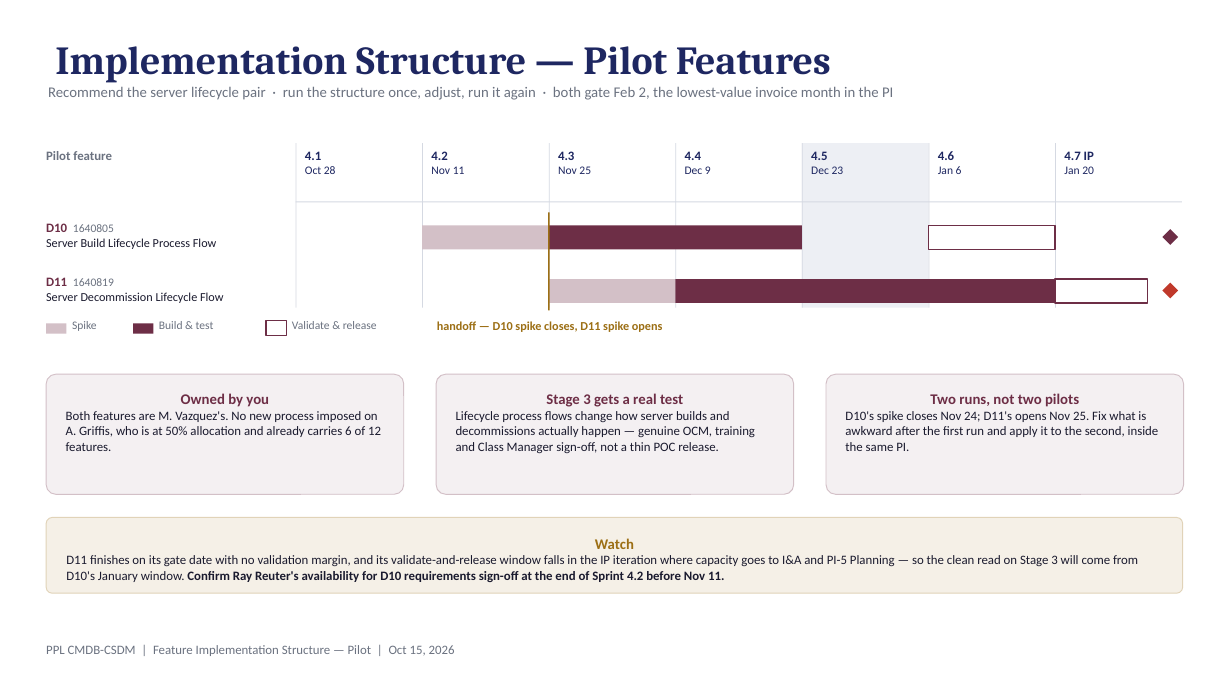
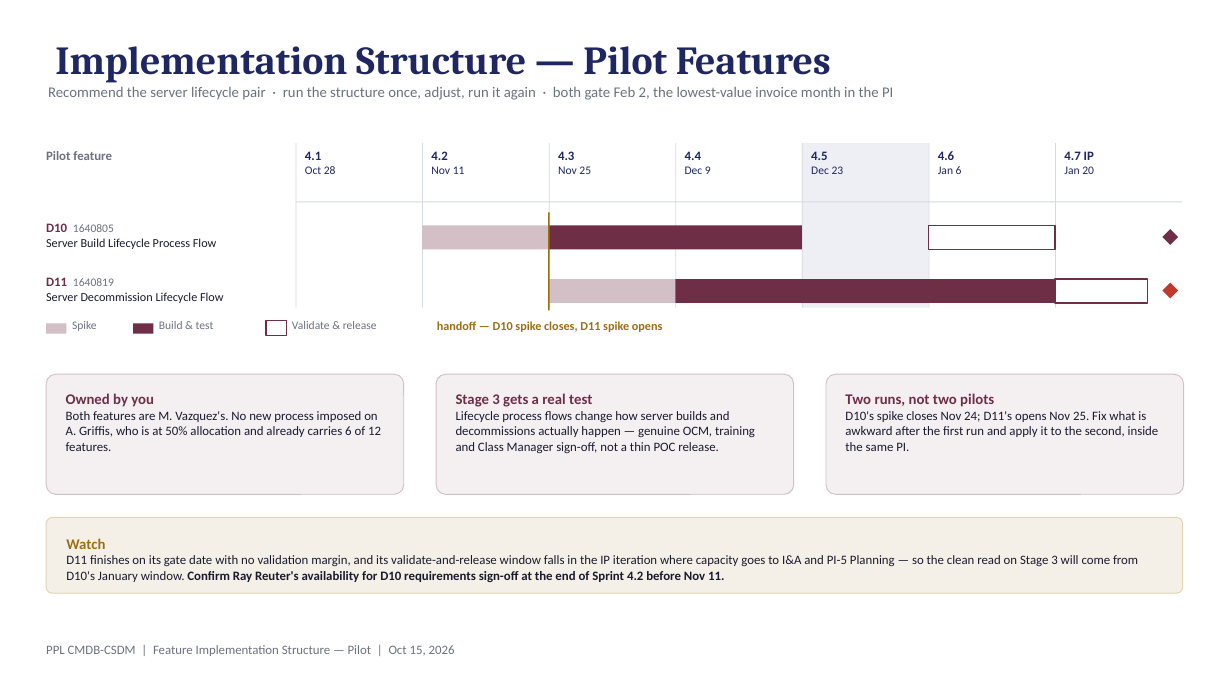
Before and after one commit to DrewMV/claude-ai-os, a slide deck: slide 1 of Workspaces/Work/Projects/PPL CMDB-CSDM/Backlog/Implementation-Structure-Pilot-Features-2026-10-15.pptx. Drawn at 1232x693 pixels with LibreOffice and Linux fonts; fonts in the diff are those of the drawing. Boxes give left, top, right and bottom in pixels: in the first picture for what was removed or moved away, otherwise in the second. Text is boxed around its words. In the diff, an @@ line names an element or a change of style, - is before the commit and + after.

```diff
--- a/Workspaces/Work/Projects/PPL CMDB-CSDM/Backlog/Implementation-Structure-Pilot-Features-2026-10-15.pptx
+++ b/Workspaces/Work/Projects/PPL CMDB-CSDM/Backlog/Implementation-Structure-Pilot-Features-2026-10-15.pptx
@@ text in rounded rectangle at <box>66,393,154,407</box>: alignment centre to left @@
@@ text in rounded rectangle at <box>456,393,592,407</box>: alignment centre to left @@
@@ text in rounded rectangle at <box>845,393,994,407</box>: alignment centre to left @@
@@ text in rounded rectangle at <box>66,538,105,549</box>: alignment centre to left @@
```
Also in this commit, not shown: 14 other files.
